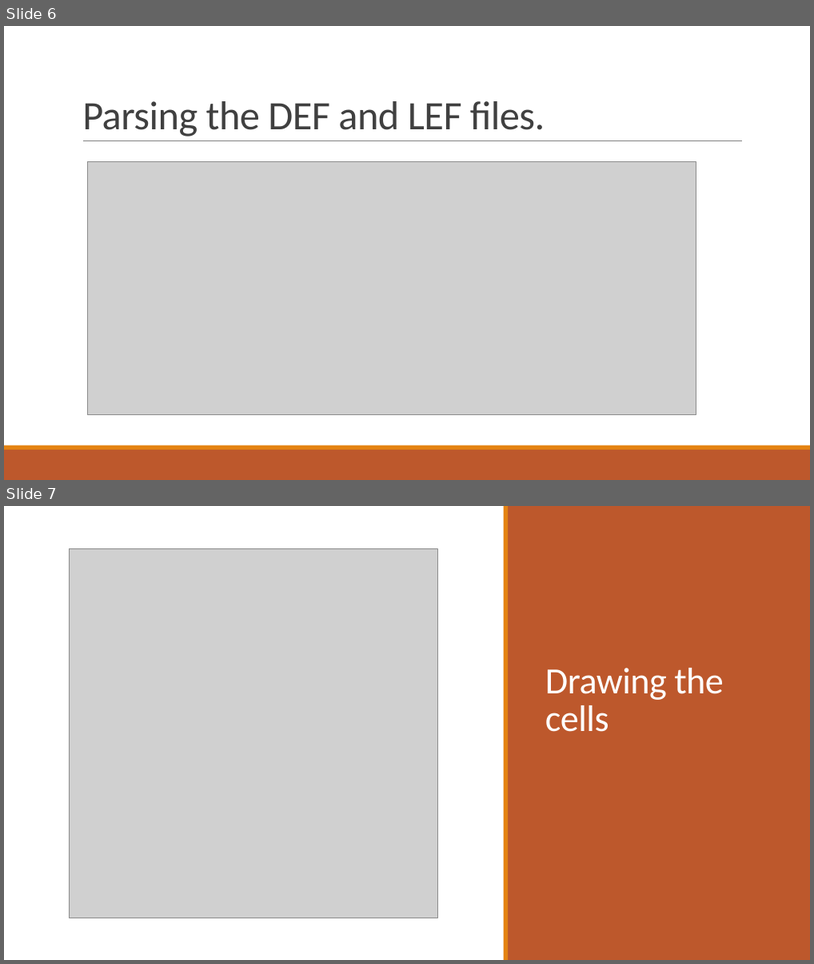
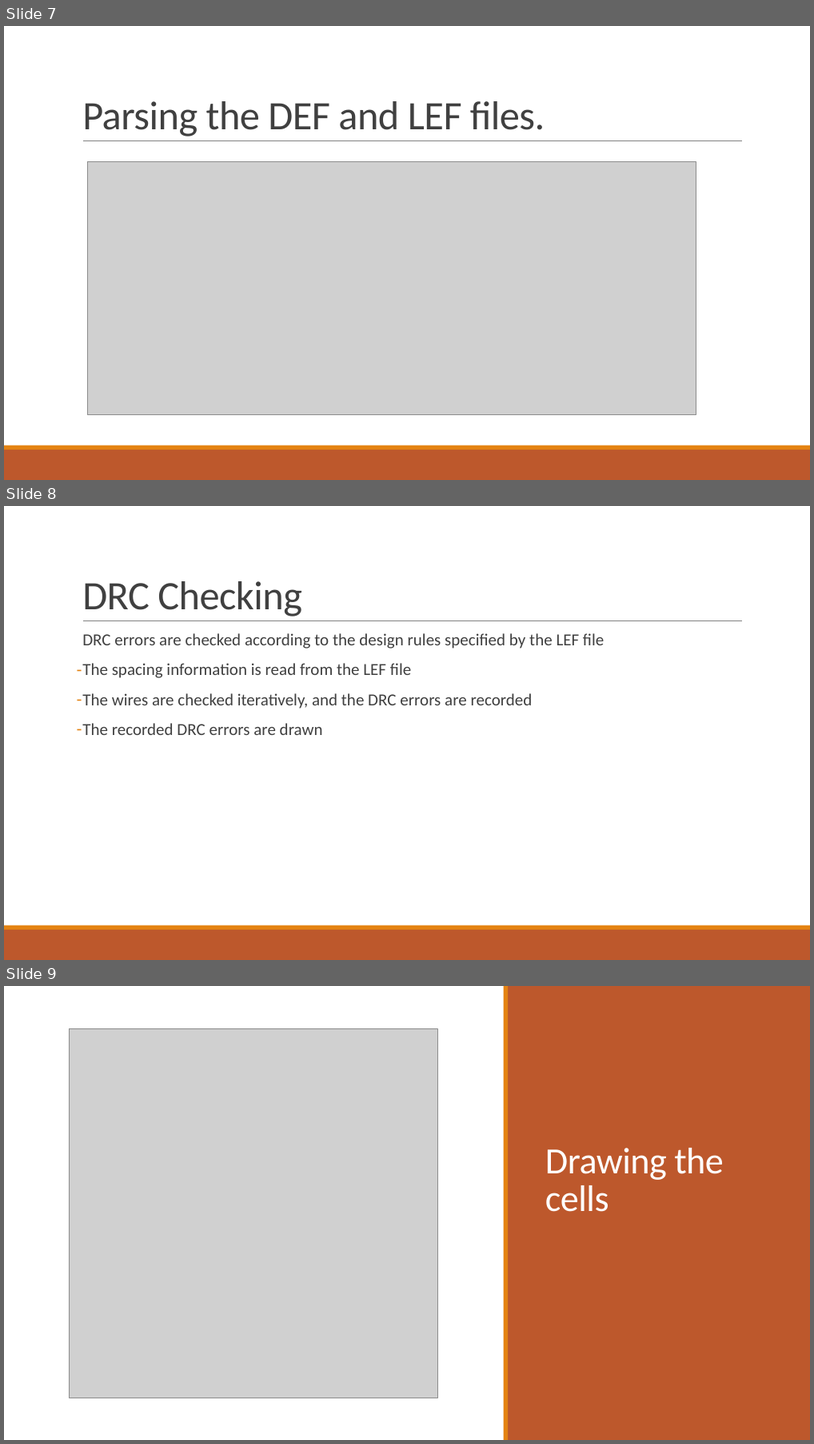
Before and after one commit to AhmedSharaf98/DEF-to-SVG, a slide deck: docs/DEF-LEF to SVG.pptx. Shown one above the other, each under a label of ours: slides 6 and 7 before the commit, slides 7, 8 and 9 after it. The pictures are 814x964 and 814x1444 pixels, drawn with LibreOffice and Linux fonts; fonts in the diff are those of the drawing; grey boxes stand for pictures. Boxes give left, top, right and bottom in pixels: in the first picture for what was removed or moved away, otherwise in the second. Text is boxed around its words. In the diff, an @@ line names an element or a change of style, - is before the commit and + after.

```diff
--- a/docs/DEF-LEF to SVG.pptx
+++ b/docs/DEF-LEF to SVG.pptx
@@ slide 8 added at bbox=[4, 506, 810, 960], background #FFFFFF; not listed: 3 template elements that a slide beside it also shows @@
@@ title added at bbox=[82, 581, 302, 616], 48 pt, text #404040 @@
+DRC Checking
@@ text added at bbox=[82, 633, 604, 735], 20 pt, text #404040 @@
+  DRC errors are checked according to the design rules specified by the LEF file
+– The spacing information is read from the LEF file
+– The wires are checked iteratively, and the DRC errors are recorded
+– The recorded DRC errors are drawn
@@ what was slide 6 is now slide 7 @@
@@ what was slide 7 is now slide 9 @@
```
Also in this commit, not shown: 2 slides changed, 1 other slide added, 3 other files.
